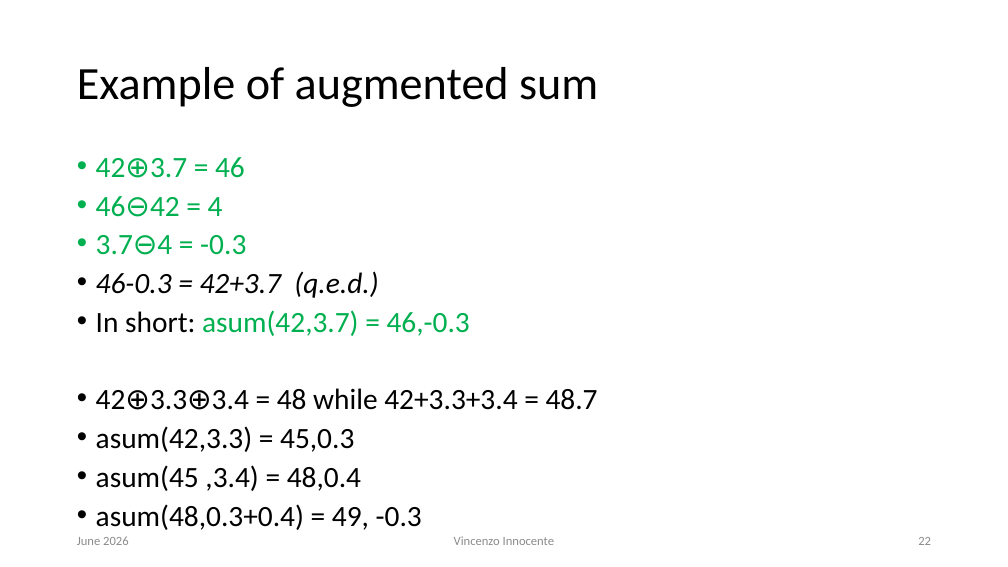
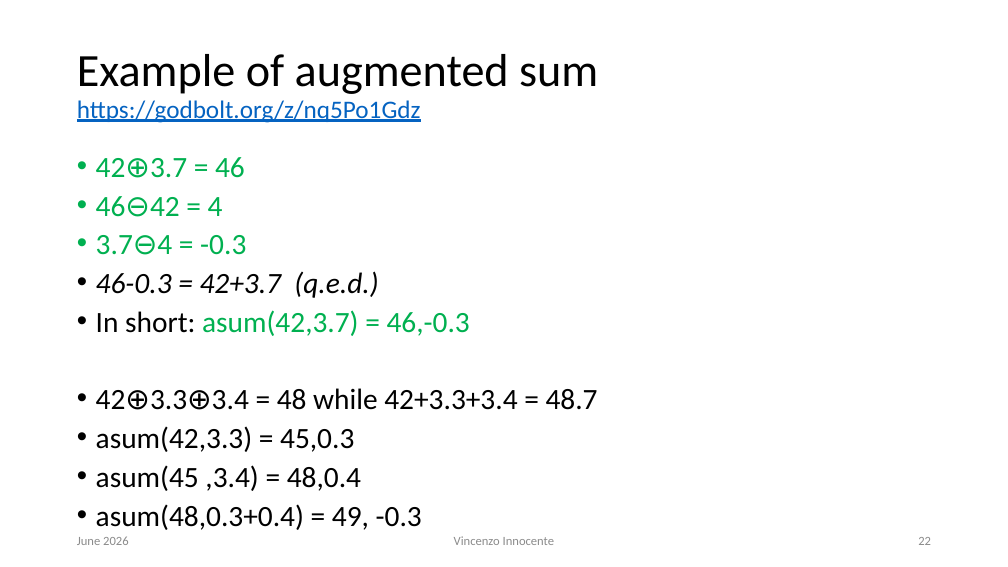
Before and after one commit to VinInn/FPCourse, a slide deck: slide 22 of Slides/FPforScientist.pptx. Drawn at 1008x567 pixels with LibreOffice and Linux fonts; fonts in the diff are those of the drawing. Boxes give left, top, right and bottom in pixels: in the first picture for what was removed or moved away, otherwise in the second. Text is boxed around its words. In the diff, an @@ line names an element or a change of style, - is before the commit and + after.

Commit message:
add python example

```diff
--- a/Slides/FPforScientist.pptx
+++ b/Slides/FPforScientist.pptx
@@ title at box(77, 54, 598, 123): text changed; size 44 to 24 pt; text colour #000000 to #0563C1 @@
-Example of augmented sum
+Example of augmented sum
+https://godbolt.org/z/nq5Po1Gdz
```
Also in this commit, not shown: 1 other slide changed.
